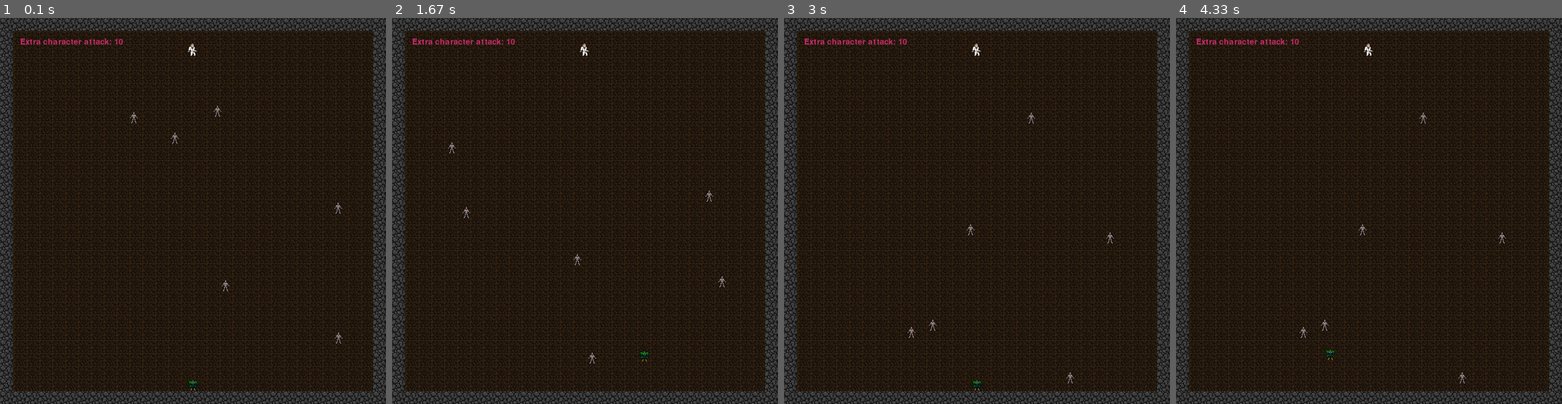
Above: before the commit, frames 1-4 (left to right).
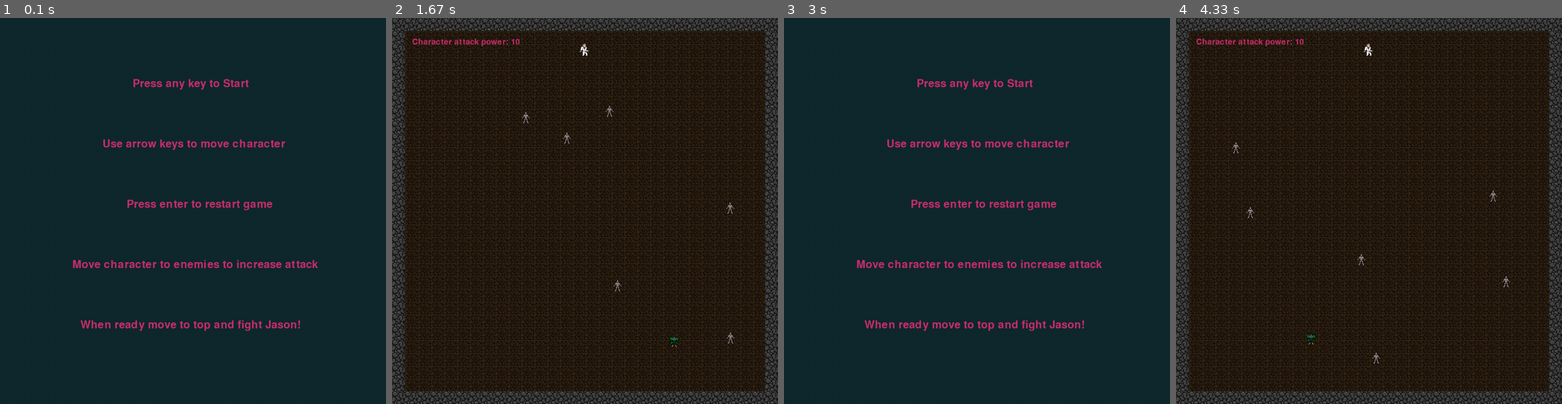
Above: after the commit, the same moments.

Repository: Anthony-Moss/RPG-PyGame
Game: pygame game, started from loot_RPG.py
Same seed, same stepped clock (60 frames per second), same inputs: the game is played once before the commit and once after it.
Inputs:
- Up to frame 1 (0.1 s): no input
- Up to frame 2 (1.67 s): tap Enter at 0.33 s; hold Right 0.67-1.13 s; hold Up 1.17-1.47 s; hold Right from 1.5 s (still down)
- Up to frame 3 (3 s): release Right at 1.97 s; hold Left 2-2.53 s; hold Down 2.57-2.87 s; tap Enter at 2.9 s
- Up to frame 4 (4.33 s): tap 1 at 3.23 s; hold Left 3.57-3.97 s; hold Up from 4 s (still down)

The runs differ from the first frame. In frame 1, 96% of the frame differs, in the area x 0-100%, y 0-100%; in frame 2, 0.7%; in frame 3, 96%; in frame 4, 0.7%.

Commit message:
added menu screen to game

Diff:
--- a/loot_RPG.py
+++ b/loot_RPG.py
@@ -68,10 +68,14 @@
     width = 960
     height = 960
     blue =  (97, 159, 182)
-    black = (255, 255, 255)
+    black = (0, 0, 0)
+    white = (255, 255, 255)
     red = (62, 6, 6)
     green = (29, 167, 27)
+    dark_blue = (15, 41, 46)
     bright_pink = (204, 46, 110)
+    grey = (205, 205, 205)
+    cyan = (8, 159, 152)
 
     # enemy_starts_x = []
     # enemy_starts_y = []
@@ -164,24 +168,50 @@
     # Game initialization
     background_img = pygame.image.load('images/rpg_background_tilemap.png').convert_alpha()
     combat_background = pygame.image.load('images/combat_background.png').convert_alpha()
+    intro = False
     stop_game = False
     in_combat = False
     do_attack = False
     lose = False
     win = False
+
+    while intro == False:
+        screen.fill(dark_blue)
+        intro_font = pygame.font.SysFont('Inconsolata-Bold.ttf', 40)
+        intro_label_1 = intro_font.render("Press any key to Start", True, bright_pink)
+        intro_label_2 = intro_font.render("Use arrow keys to move character", True, bright_pink)
+        intro_label_3 = intro_font.render("Press enter to restart game", True, bright_pink)
+        intro_label_4 = intro_font.render("Move character to enemies to increase attack", True, bright_pink)
+        intro_label_5 = intro_font.render("When ready move to top and fight Jason!", True, bright_pink)
+
+        for event in pygame.event.get():
+            if event.type == pygame.KEYDOWN:
+                    intro = True
+            if event.type == pygame.QUIT:
+                intro = True
+                stop_game = True
+        screen.blit(intro_label_1, (330, 150))
+        screen.blit(intro_label_2, (255, 300))
+        screen.blit(intro_label_3, (315, 450))
+        screen.blit(intro_label_4, (180, 600))
+        screen.blit(intro_label_5, (200, 750))
+        pygame.display.flip()
+
+
     while not stop_game:
+
         for event in pygame.event.get():
 
             # Event handling
             if event.type == pygame.KEYDOWN:
                 if event.key == KEY_UP:
-                    sir_david_quinith.y_dir = -4
+                    sir_david_quinith.y_dir = -6
                 elif event.key == KEY_DOWN:
-                    sir_david_quinith.y_dir = 4
+                    sir_david_quinith.y_dir = 6
                 elif event.key == KEY_LEFT:
-                    sir_david_quinith.x_dir = -4
+                    sir_david_quinith.x_dir = -6
                 elif event.key == KEY_RIGHT:
-                    sir_david_quinith.x_dir = 4
+                    sir_david_quinith.x_dir = 6
 
                 elif event.key == pygame.K_1:
                     sir_david_quinith.attack += 15 + extra_attack
@@ -281,7 +311,7 @@
             sir_david_quinith.update(width,height)
 
             font = pygame.font.Font(None, 30)
-            block_extra_attack = font.render("Extra character attack: %d" % extra_attack, True, (bright_pink))
+            block_extra_attack = font.render("Character attack power: %d" % extra_attack, True, (bright_pink))
             rect_extra_attack = block_extra_attack.get_rect().move(50, 50)
             screen.blit(block_extra_attack, rect_extra_attack)
 
@@ -305,11 +335,11 @@
                 rect2= block2.get_rect().move(364,470)
                 combat_screen.blit(block2, rect2)
 
-                block5 = font.render("Press 3 for heavy attack", True, (blue))
+                block5 = font.render("Press 3 for spell attack", True, (blue))
                 rect5= block2.get_rect().move(364,520)
                 combat_screen.blit(block5, rect5)
 
-                block3 = font.render(str(monster_health), True, (red))
+                block3 = font.render(str(monster_health), True, (bright_pink))
                 rect3= block3.get_rect().move(449,350)
                 combat_screen.blit(block3, rect3)
 
